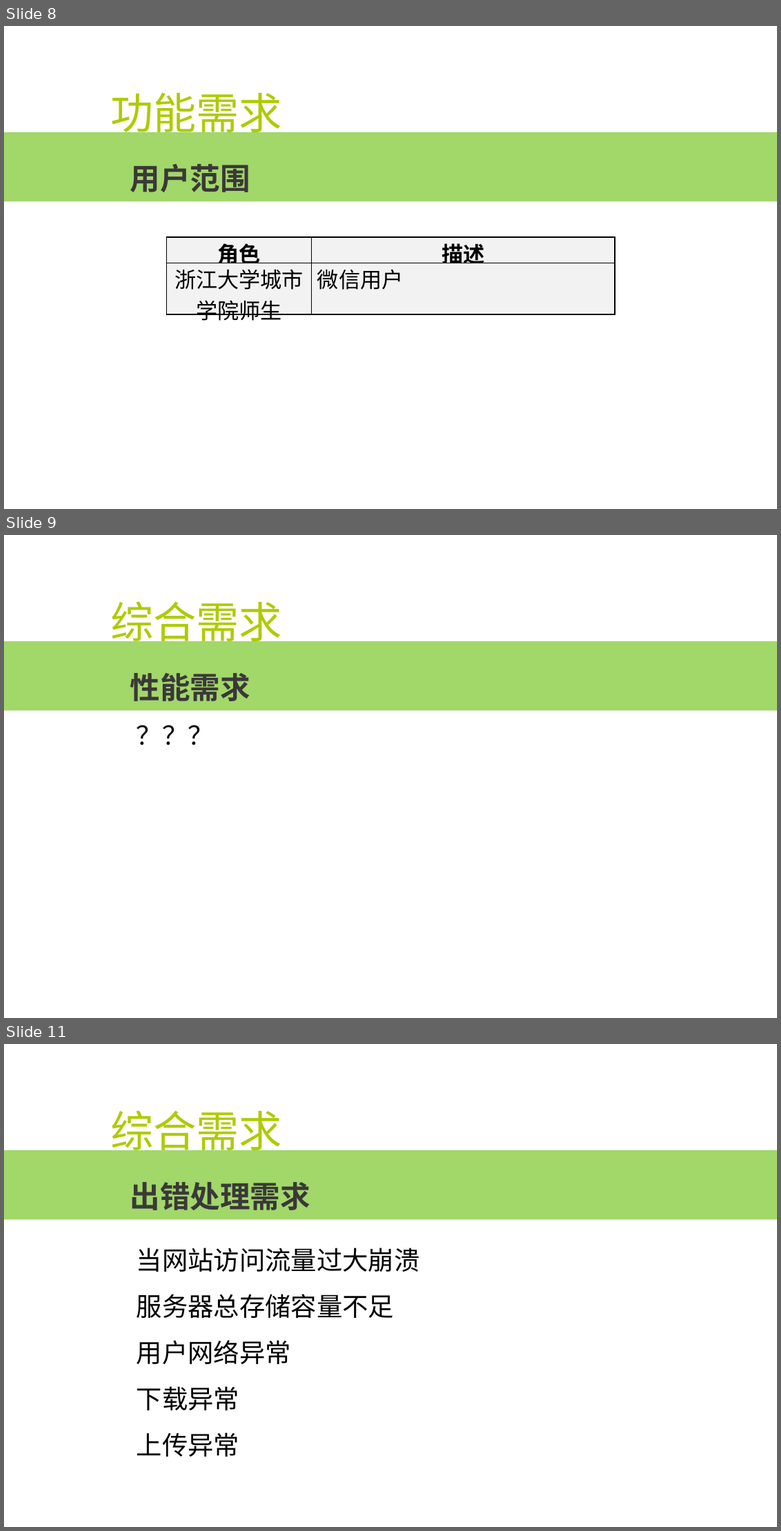
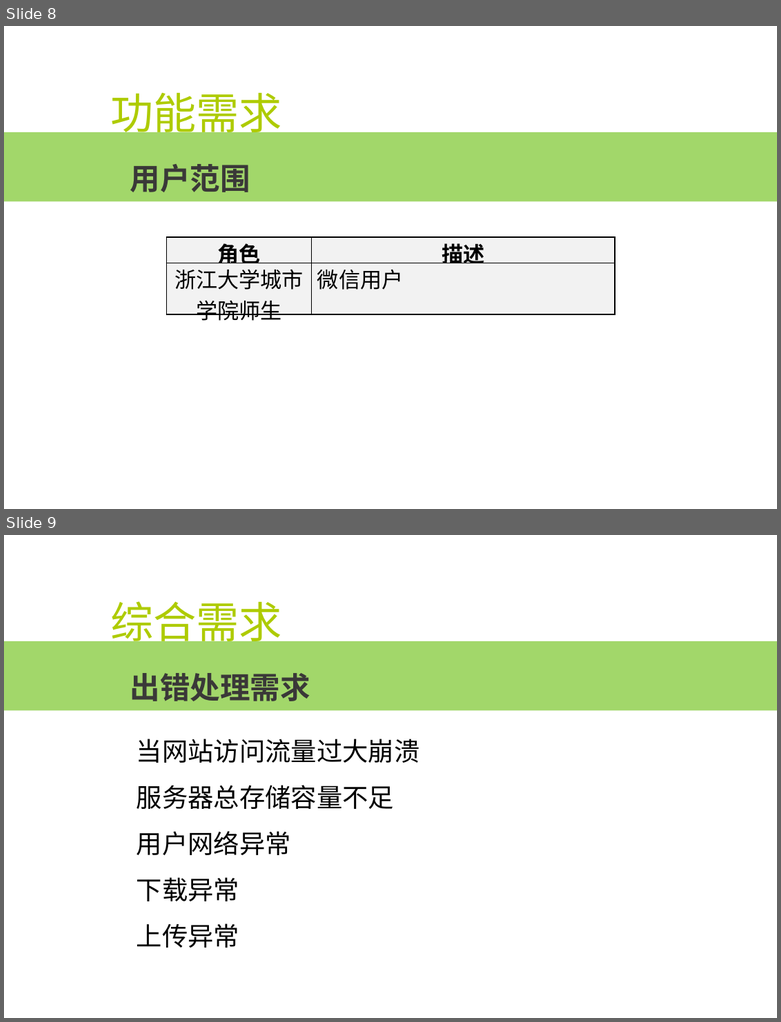
Before and after one commit to popopoi/Software-G07, a slide deck: SE2018春-G07/项目需求分析/SE2018春-G07-项目需求分析.pptx. Shown one above the other, each under a label of ours: slides 8, 9 and 11 before the commit, slides 8 and 9 after it; the slides between them are not shown. The pictures are 781x1531 and 781x1022 pixels, drawn with LibreOffice and Linux fonts; fonts in the diff are those of the drawing; background and template pictures are left out. Boxes give left, top, right and bottom in pixels: in the first picture for what was removed or moved away, otherwise in the second. Text is boxed around its words. In the diff, an @@ line names an element or a change of style, - is before the commit and + after.

```diff
--- a/SE2018春-G07/项目需求分析/SE2018春-G07-项目需求分析.pptx
+++ b/SE2018春-G07/项目需求分析/SE2018春-G07-项目需求分析.pptx
@@ slide 9 removed at bbox=[4, 535, 777, 1018], background picture (left out) @@
@@ text removed at bbox=[111, 601, 283, 648] @@
-综合需求
@@ rectangle removed at bbox=[4, 641, 777, 710] @@
@@ text removed at bbox=[130, 673, 250, 701] @@
-性能需求
@@ text removed at bbox=[128, 716, 639, 754] @@
-？？？
@@ what was slide 11 is now slide 9 @@
```
Also in this commit, not shown: 3 slides changed, 1 slide added, 1 other slide removed, 2 other files.
